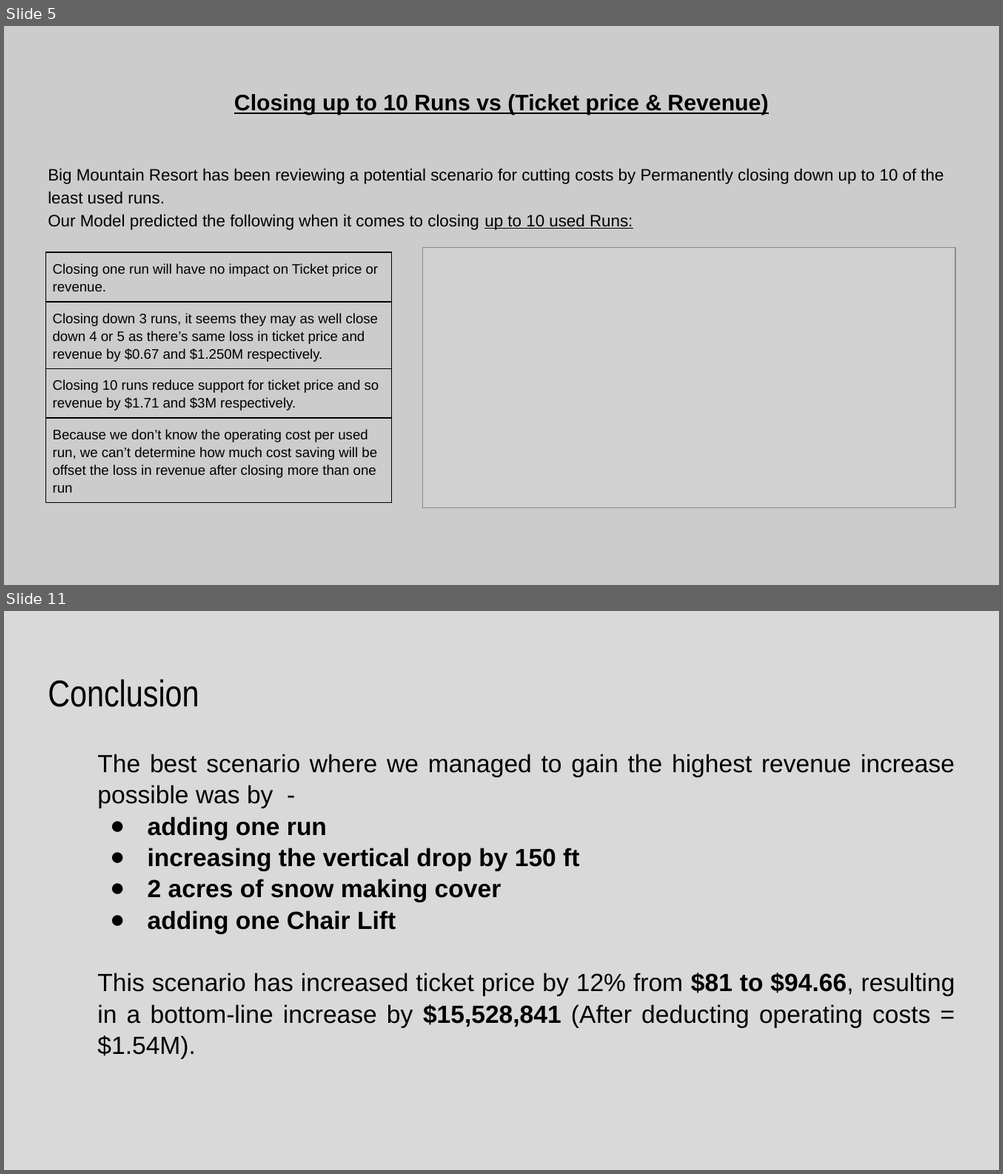
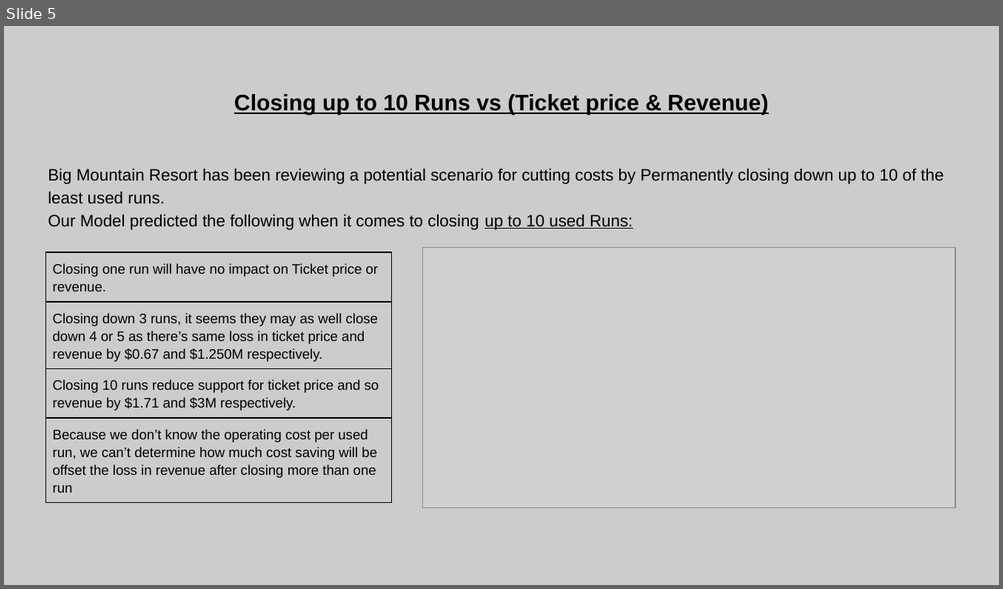
Before and after one commit to shaisid01/Data-Science, a slide deck: CapstoneProjects/Big Mountain Ski Resort/Docs/Project Slides.pptx. Shown one above the other, each under a label of ours: slides 5 and 11 before the commit, slide 5 after it; the slides between them are not shown. The pictures are 1003x1174 and 1003x589 pixels, drawn with LibreOffice and Linux fonts; fonts in the diff are those of the drawing; grey boxes stand for pictures. Boxes give left, top, right and bottom in pixels: in the first picture for what was removed or moved away, otherwise in the second. Text is boxed around its words. In the diff, an @@ line names an element or a change of style, - is before the commit and + after.

```diff
--- a/CapstoneProjects/Big Mountain Ski Resort/Docs/Project Slides.pptx
+++ b/CapstoneProjects/Big Mountain Ski Resort/Docs/Project Slides.pptx
@@ slide 11 removed at [4,611,999,1170], background #D9D9D9 @@
@@ title removed at [48,679,199,707] @@
-Conclusion
@@ text removed at [97,754,955,1059] @@
-The best scenario where we managed to gain the highest revenue increase possible was by -
-● adding one run
-● increasing the vertical drop by 150 ft
-● 2 acres of snow making cover
-● adding one Chair Lift
-This scenario has increased ticket price by 12% from $81 to $94.66, resulting in a bottom-line increase by $15,528,841 (After deducting operating costs = $1.54M).
```
Also in this commit, not shown: 3 slides changed, 2 other slides removed, 4 other files.
